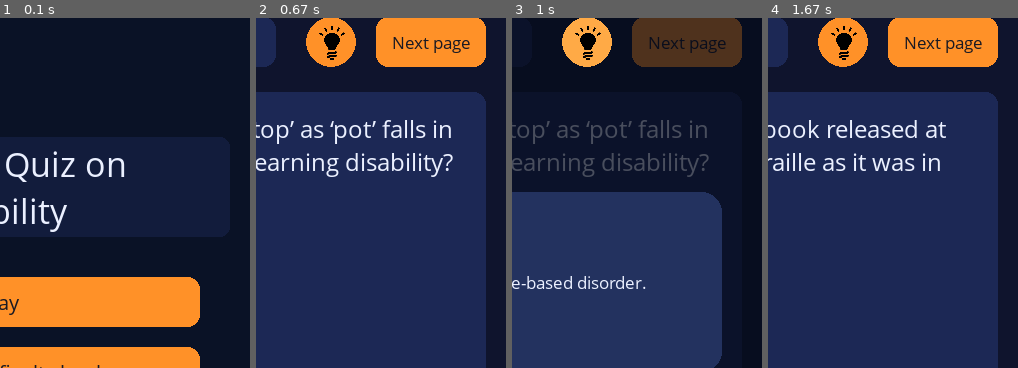
Above: before the commit, frames 1-4 (left to right).
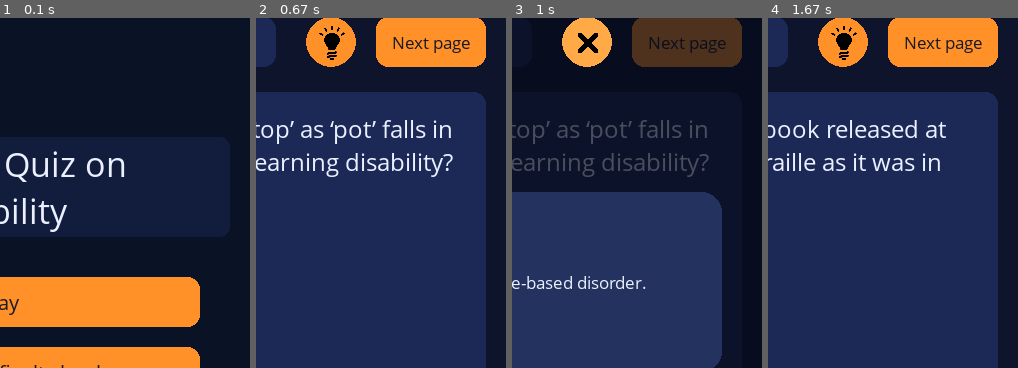
Above: after the commit, the same moments.

Repository: nithinbadicodes/pygame-quiz-game
Game: pygame game, started from finalgame.py
The game is run twice, just before and just after one commit, with the same random seed, the same clock (stepped at 60 frames per second) and the same inputs.
Inputs (mouse positions are % of the whole screen's width and height, from its top left):
- Up to frame 1 (0.1 s): no input
- Up to frame 2 (0.67 s): click (82, 47) at 0.38 s
- Up to frame 3 (1 s): click (65, 9) at 0.72 s
- Up to frame 4 (1.67 s): click "Next page" at 1.05 s; click (87, 85) at 1.38 s
The pictures show only the part of the screen within x 50-100%, y 6-56%; the shares and areas given below are measured in that part.

Frames 1-2 are identical in both runs. In frame 3, 0.3% of the frame differs, in the area x 25-36%, y 2-12%; in frame 4, nothing differs.

Commit message:
Changed hint button icon when opened to cross

Diff:
--- a/utility/components.py
+++ b/utility/components.py
@@ -18,11 +18,9 @@
 class NavBar:
     def __init__(self,screen,font):
 
-
-        # self.hint_button = hint_button
         self.font = font
         self.screen = screen
-
+        self.hint_open=False
 
 
         self.popup_color = QUIZ_POPUP_COLOR
@@ -43,7 +41,12 @@
         self.popup_rect = QUIZ_POPUP_RECT
 
 
-        self.hint_image,self.image_rect = create_image('assets/icons/favpng_a182954b1849287febf1ee2bd73122ab.png',
+        self.hint_bulb_image,self.hint_bulb_image_rect = create_image('assets/icons/black_bulb.png',
+                                                       self.hint_button.rect.centerx,
+                                                       self.hint_button.rect.centery,
+                                                       self.hint_button.rect.width-15,
+                                                        self.hint_button.rect.height - 15)
+        self.hint_cross_image,self.hint_cross_image_rect = create_image('assets/icons/black_cross.png',
                                                        self.hint_button.rect.centerx,
                                                        self.hint_button.rect.centery,
                                                        self.hint_button.rect.width-15,
@@ -103,8 +106,12 @@
 
         if nav_event == "NEXT":
             qno += 1
+
+            self.close_hint()
         elif nav_event == "PREV":
             qno -= 1
+
+            self.close_hint()
 
         # Clamp qno
         qno = max(0, min(qno, TOTAL_PAGES - 1))
@@ -119,6 +126,7 @@
                 page = "SUBMIT"
         else:
             page = "MIDDLE"
+
         return page,qno,nav_event
 
 
@@ -138,28 +146,33 @@
 
 
 
-    def hint_box_popup(self,hint_event,hint_open,text):
+    def hint_box_popup(self,hint_event,text):
 
         ## Render popup box
         if hint_event == "CLICK":
-            hint_open = not hint_open
-
-
-        if hint_open:
+            self.hint_open = not self.hint_open
+
+
+        if self.hint_open:
             self.screen.blit(self.overlay,(0,0))
             text = "Hint not available" if not text else text
             self.popup_textbox.draw_textbox(text=text,border_radius=20)
 
-        return hint_open
-
 
     def draw_hint_button(self,mouse_pos,mouse_pressed):
 
         hint_event = self.hint_button.update(mouse_pos,mouse_pressed)
         self.hint_button.draw(self.screen)
-        self.screen.blit(self.hint_image,self.image_rect)
+        if self.hint_open:
+            self.screen.blit(self.hint_cross_image,self.hint_cross_image_rect)
+        else:
+            self.screen.blit(self.hint_bulb_image,self.hint_bulb_image_rect)
+
 
         return hint_event
+
+    def close_hint(self):
+        self.hint_open = False
 
 
 
--- a/utility/layout.py
+++ b/utility/layout.py
@@ -204,8 +204,12 @@
             self.hint_open = False
 
 
-        self.hint_open = self.navbar.hint_box_popup(self.hint_event,self.hint_open,self.random_questions[self.qno]['hint'])
+
+        self.navbar.hint_box_popup(self.hint_event,
+                                   self.questions[self.qno]['hint'])
         self.hint_event = self.navbar.draw_hint_button(mouse_pos,mouse_pressed)
+
+
 
 
         # ---------------- OPTIONS ----------------
@@ -215,7 +219,6 @@
             mouse_pressed,
             self.answers_selected[self.qno]
         )
-
 
         # ---------------- HANDLE SELECTION ----------------
         if selected_index is not None:
@@ -391,7 +394,10 @@
 
 
 
-        self.hint_open = self.navbar.hint_box_popup(self.hint_event,self.hint_open,self.questions[self.qno]['hint'])
+
+        self.navbar.hint_box_popup(self.hint_event,
+                                   self.questions[self.qno]['hint'])
+
         self.hint_event = self.navbar.draw_hint_button(mouse_pos,mouse_pressed)
 
 
Renamed: assets/icons/favpng_a182954b1849287febf1ee2bd73122ab.png -> assets/icons/black_bulb.png
Binary file added: assets/icons/black_circle_white_cross.png
Binary file added: assets/icons/black_cross.png
